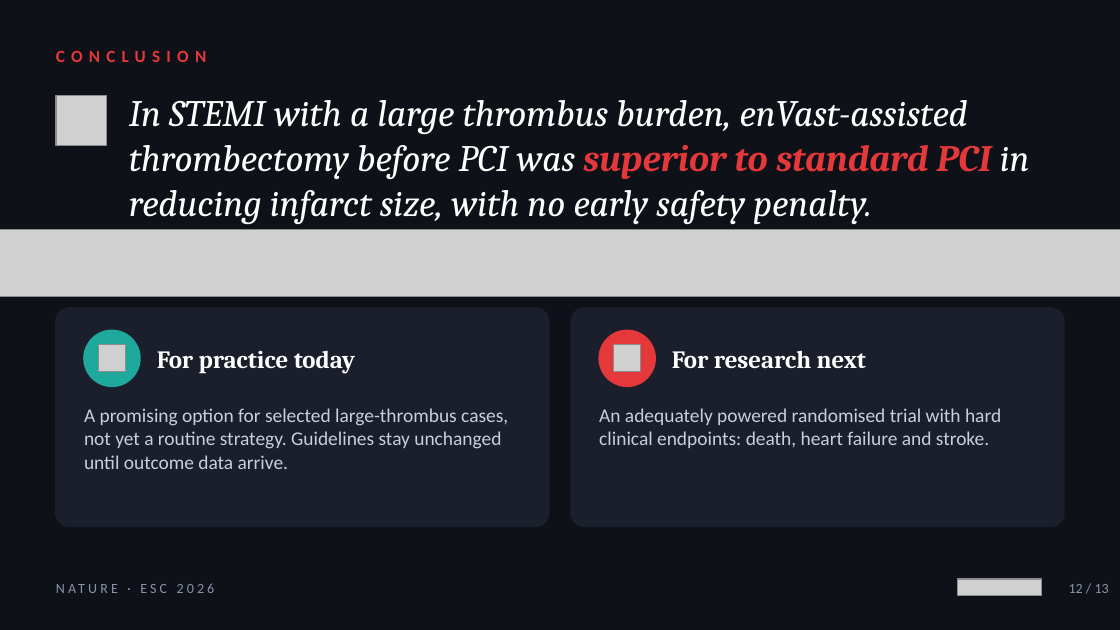
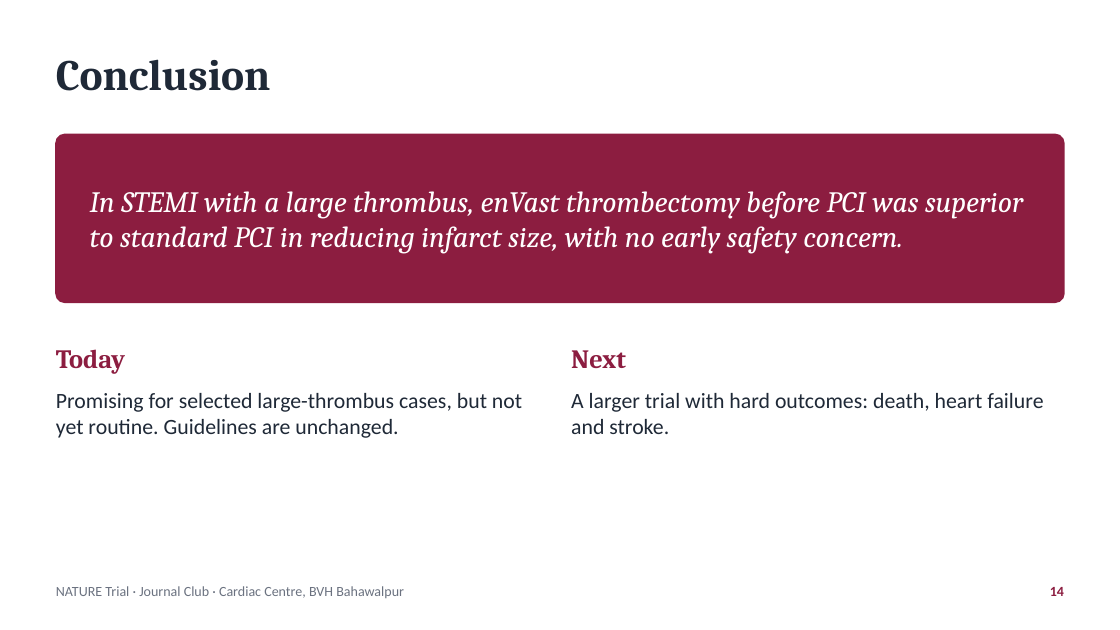
Before and after one commit to Waqar-msx9t/cs8630-A, a slide deck: slide 14 of presentations/NATURE_Trial_2026.pptx (slide 12 before the commit). Drawn at 1120x630 pixels with LibreOffice and Linux fonts; fonts in the diff are those of the drawing; grey boxes stand for pictures. Boxes give left, top, right and bottom in pixels: in the first picture for what was removed or moved away, otherwise in the second. Text is boxed around its words. In the diff, an @@ line names an element or a change of style, - is before the commit and + after.

```diff
--- a/presentations/NATURE_Trial_2026.pptx
+++ b/presentations/NATURE_Trial_2026.pptx
@@ background #0E1117 to #FFFFFF @@
@@ text at [56, 59, 271, 91]: text changed; size 11 to 28 pt; font Calibri to Cambria; text colour #E5383B to #1F2937 @@
-CONCLUSION
+Conclusion
@@ picture removed at [56, 95, 106, 146] @@
@@ rounded rectangle added at [56, 134, 1064, 302], fill #8C1D40, outline #8C1D40 1 pt @@
@@ text "In STEMI with a large ..." at [90, 191, 1023, 254]: vertical alignment top to middle @@
@@ text at [90, 191, 1023, 254]: text changed; size 24 to 19 pt @@
-In STEMI with a large thrombus burden, enVast-assisted thrombectomy before PCI was superior to standard PCI in reducing infarct size, with no early safety penalty.
+In STEMI with a large thrombus, enVast thrombectomy before PCI was superior to standard PCI in reducing infarct size, with no early safety concern.
@@ picture removed at [0, 230, 1120, 297] @@
@@ rounded rectangle removed at [56, 308, 549, 526] @@
@@ rounded rectangle removed at [571, 308, 1064, 526] @@
@@ text at [56, 349, 125, 374]: text changed; size 16 to 17 pt; text colour #FFFFFF to #8C1D40 @@
-For practice today
+Today
@@ ellipse removed at [84, 330, 140, 386] @@
@@ picture removed at [99, 345, 125, 372] @@
@@ text at [571, 350, 626, 368]: text changed; size 16 to 17 pt; text colour #FFFFFF to #8C1D40 @@
-For research next
+Next
@@ ellipse removed at [599, 330, 655, 386] @@
@@ picture removed at [614, 345, 641, 372] @@
@@ text at [56, 393, 522, 438]: text changed; size 12.5 to 14 pt; text colour #C9CFDA to #1F2937 @@
-A promising option for selected large-thrombus cases, not yet a routine strategy. Guidelines stay unchanged until outcome data arrive.
+Promising for selected large-thrombus cases, but not yet routine. Guidelines are unchanged.
@@ text at [571, 393, 1043, 434]: text changed; size 12.5 to 14 pt; text colour #C9CFDA to #1F2937 @@
-An adequately powered randomised trial with hard clinical endpoints: death, heart failure and stroke.
+A larger trial with hard outcomes: death, heart failure and stroke.
@@ text removed at [56, 571, 392, 605] @@
-NATURE · ESC 2026
@@ text added at [56, 586, 404, 598], 9 pt, text #6B7280 @@
+NATURE Trial · Journal Club · Cardiac Centre, BVH Bahawalpur
@@ picture removed at [958, 579, 1042, 596] @@
@@ text added at [1050, 587, 1064, 596], 9 pt, text #8C1D40, bold @@
+14
@@ text removed at [1069, 584, 1109, 593] @@
-12 / 13
```
Also in this commit, not shown: 4 other slides changed, 12 slides added, 8 slides removed, 2 other files.
